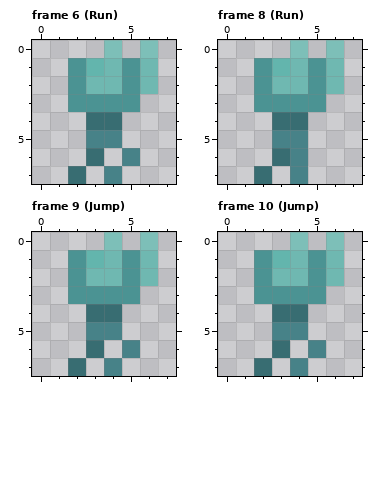
Pixel-art file: player2.ase. This is how it looked before the edit.
8x8 pixels, 24 frames. Colours within 5 levels of each other are drawn and written as one. Shown: frame 6 (Run), frame 8 (Run), frame 9 (Jump), frame 10 (Jump). The commit also changed other frames, which this record leaves out.
New version:
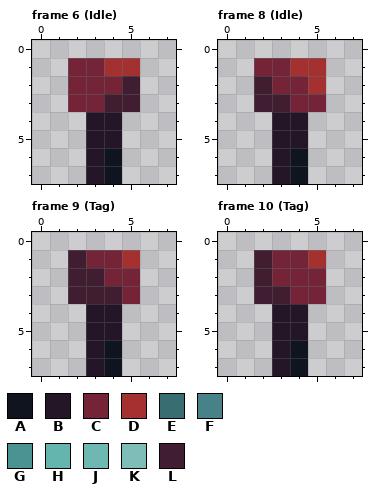
Palette (. is transparent): A #10141f  B #241527  C #752438  D #a53030  E #386d72  F #478288  G #4b9393  H #63b5ad  J #6fb8b1  K #7dbfb8  L #411d31
The edit:
layer "Layer 1" now hidden
layer "Layer 1 Copy" added
--- frame 6 (Idle)
@@ x 0..7 @@
-0 ....K.K.
-1 ..GHJGJ.
-2 ..GJJGJ.
-3 ..GGGG..
-4 ...EE...
-5 ...FF...
-6 ...E.F..
-7 ..E.F...
+0 ........
+1 ..CCDD..
+2 ..CCCL..
+3 ..CCLL..
+4 ...BB...
+5 ...BB...
+6 ...BA...
+7 ...BA...
--- frame 8 (Idle)
@@ x 0..7 @@
-0 ....K.K.
-1 ..GHJGJ.
-2 ..GJJGJ.
-3 ..GGGG..
-4 ...EE...
-5 ...FF...
-6 ...EF...
-7 ..E.F...
+0 ........
+1 ..CCDD..
+2 ..LCCD..
+3 ..LLCC..
+4 ...BB...
+5 ...BB...
+6 ...BA...
+7 ...BA...
--- frame 9 (Tag)
@@ x 0..7 @@
-0 ....K.K.
-1 ..GHJGJ.
-2 ..GJJGJ.
-3 ..GGGG..
-4 ...EE...
-5 ...FF...
-6 ...E.F..
-7 ..E.F...
+0 ........
+1 ..LCCD..
+2 ..LLCC..
+3 ..LLLC..
+4 ...BB...
+5 ...BB...
+6 ...BA...
+7 ...BA...
--- frame 10 (Tag)
@@ x 0..7 @@
-0 ....K.K.
-1 ..GHJGJ.
-2 ..GJJGJ.
-3 ..GGGG..
-4 ...EE...
-5 ...FF...
-6 ...E.F..
-7 ..E.F...
+0 ........
+1 ..LCCD..
+2 ..LCCC..
+3 ..LLCC..
+4 ...BB...
+5 ...BB...
+6 ...BA...
+7 ...BA...
Pixel boxes of the changes (left, top, right, bottom) in both pictures:
changed: (68, 40, 158, 184)
changed: (254, 40, 344, 184)
changed: (68, 232, 158, 376)
changed: (254, 232, 344, 376)
